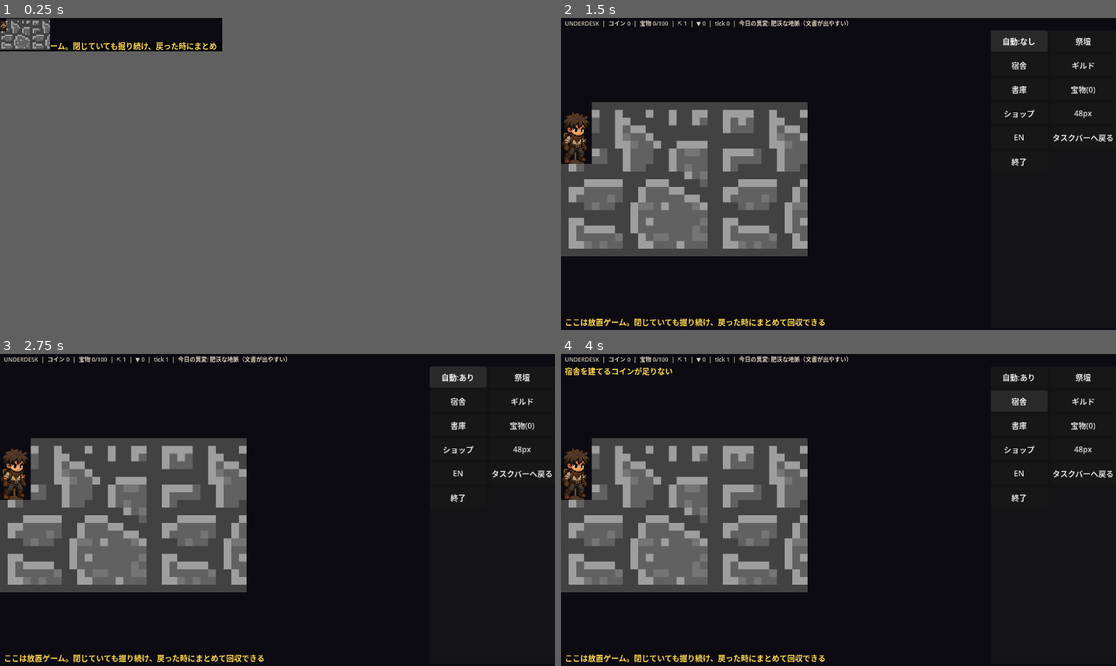
Above: before the commit, frames 1-4 (two rows, left to right).
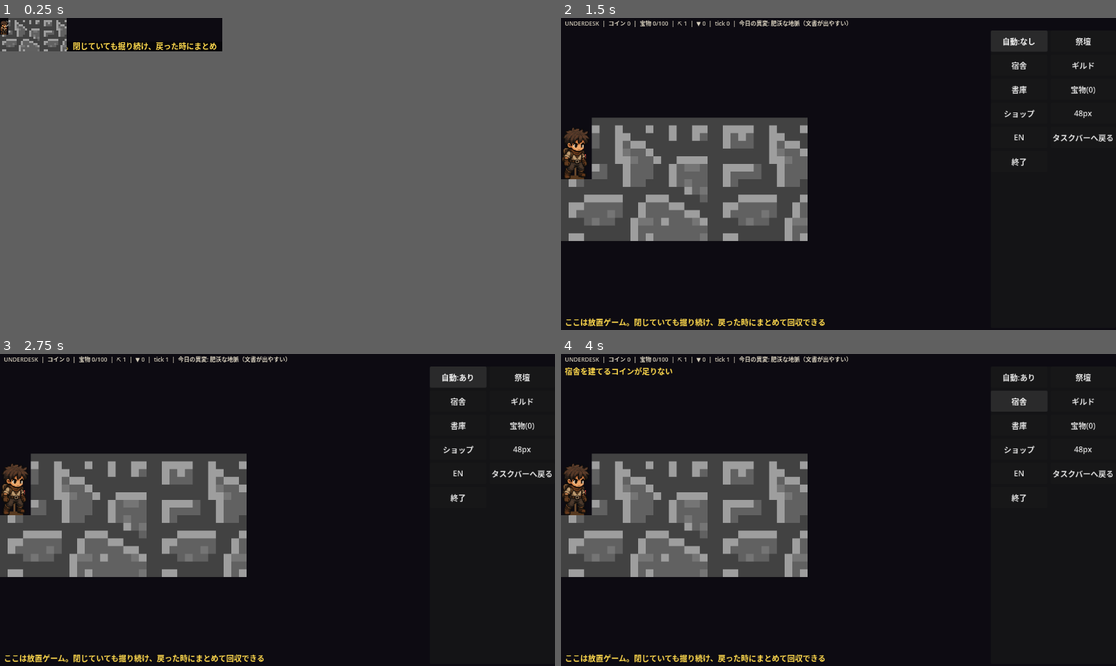
Above: after the commit, the same moments.

Repository: jinsei0604/UnderDesk
Game: Godot game, scene res://src/ui/main.tscn
Two runs of this game, one before a commit and one after it. Both use one fixed random seed, a clock stepped at 60 frames per second and the inputs below.
Inputs (mouse positions are in pixels of both pictures, inside the frame that each line leads up to):
- Up to frame 1 (0.25 s): no input
- Up to frame 2 (1.5 s): tap Enter at 0.5 s; drag from (672, 33) to (694, 27) at 0.52 s; click "自動:あり" at 1.25 s
- Up to frame 3 (2.75 s): click "自動:なし" at 2 s
- Up to frame 4 (4 s): click "祭壇" at 2.75 s; click "宿舎" at 3.5 s

The runs differ from the first frame. In frame 1, 0.9% of the frame differs, in the area x 0-13%, y 0-11%; in frame 2, 14%, in the area x 0-45%, y 26-77%; in frame 3, 14%; in frame 4, 14%.

Commit message:
Thin the ground to 2 rows so the miner reads as standing on it
User feedback: 3 ground rows still looked like the miner was floating.
Two rows sits the character right on the surface.

Diff:
--- a/src/core/constants.gd
+++ b/src/core/constants.gd
@@ -16,7 +16,7 @@
 ## in the UI only, never part of the sim grid) and carves a corridor two
 ## blocks tall — its own height — so it never appears to float.
 const CORRIDOR_HEIGHT: int = 2
-const GROUND_ROWS: int = 3
+const GROUND_ROWS: int = 2
 const GRID_INITIAL_WIDTH: int = 8
 ## Columns appended to the right when digging approaches the frontier.
 const GRID_EXPAND_COLS: int = 4
